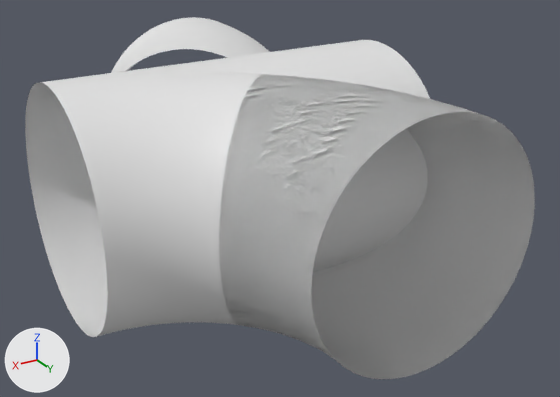
What one commit did to the FBX model Assets/Models/Tunnels/TunnelStraight.fbx.
Both versions are drawn from a 50 mm lens placed at (2.88, 5.59, 2.47), pointed at (-0.3, 0.28, -0.18). Arrows for +X, +Y and +Z are at lower left; the lights stay in place. The first picture is the older version. Where no turn or scale is listed for an object, it has been applied to the vertices.

Names of what the first picture shows: 'TunnelStraight', 'TunnelThreeway', 'TunnelTurn'.
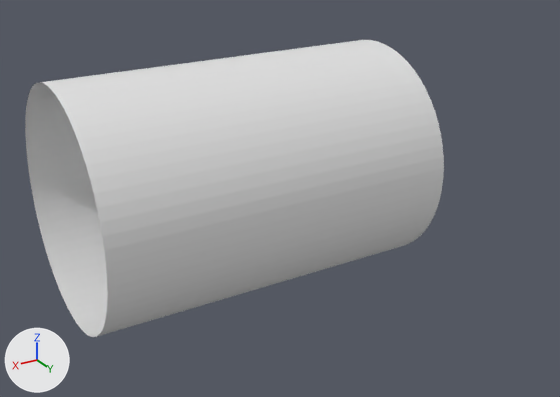
What changed in the scene script:
```text
Remove ob_tunnelthreeway:
    ob_tunnelthreeway = bpy.data.objects.new('TunnelThreeway', me_circle_001)
    ob_tunnelthreeway.location = (-0.5, 2.0, 0.0)
Remove ob_tunnelturn:
    ob_tunnelturn = bpy.data.objects.new('TunnelTurn', me_circle)
    ob_tunnelturn.location = (-0.5, 2.0, 0.0)
```

What differs and where, as boxes [x1, y1, x2, y2] in the pictures (560 x 397 px):
'TunnelTurn', deleted
    before: [25, 72, 535, 379]
'TunnelThreeway', deleted
    before: [40, 17, 454, 337]
'TunnelStraight', unchanged, uncovered by the edit
    before: [46, 40, 430, 336]
    after: [25, 40, 444, 337]
